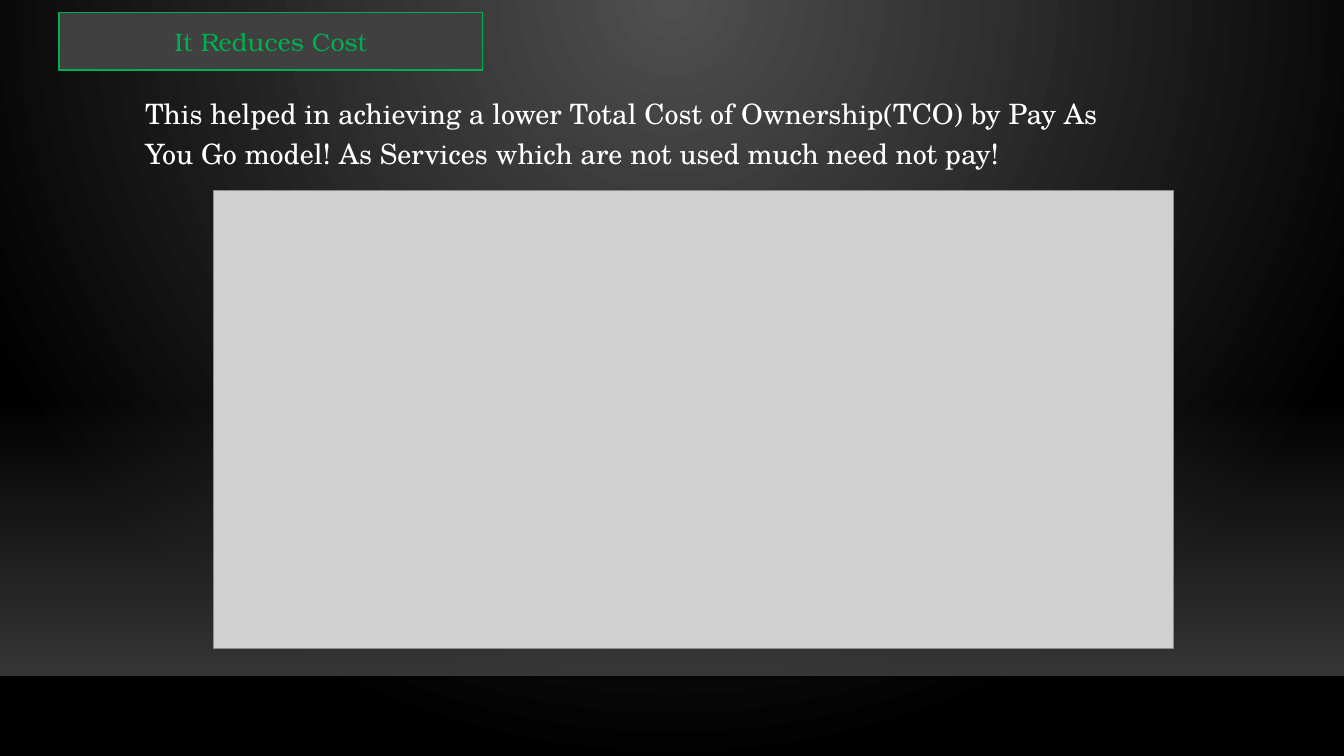
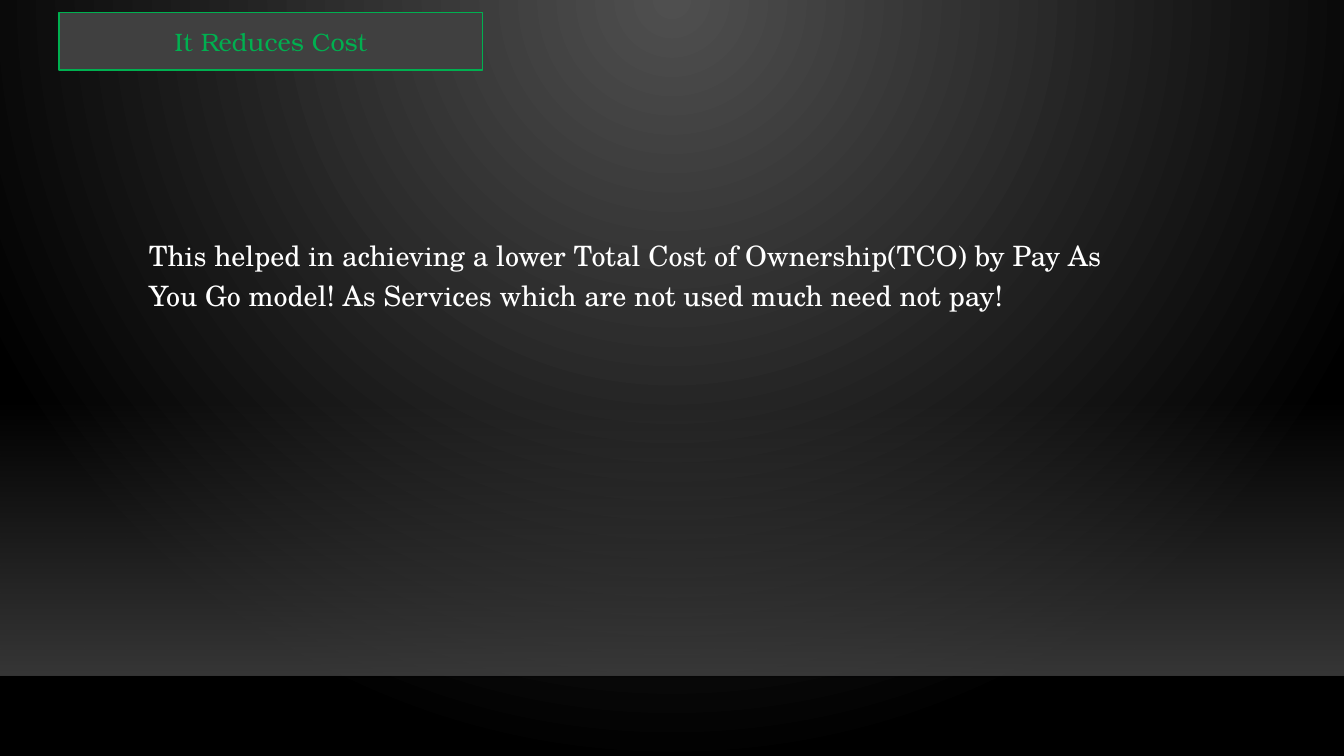
Before and after one commit to Sourabh080299/SEM6_assingments, a slide deck: slide 13 of CC/U19CS082.pptx. Drawn at 1344x756 pixels with LibreOffice and Linux fonts; fonts in the diff are those of the drawing; grey boxes stand for pictures; background and template pictures are left out. Boxes give left, top, right and bottom in pixels: in the first picture for what was removed or moved away, otherwise in the second. Text is boxed around its words. In the diff, an @@ line names an element or a change of style, - is before the commit and + after.

```diff
--- a/CC/U19CS082.pptx
+++ b/CC/U19CS082.pptx
@@ picture removed at <box>214,191,1174,648</box> @@
@@ text "This helped in achieving a ...": place and size @@
-text "This helped in achieving a ..." at <box>145,103,1097,170</box>
+text "This helped in achieving a ..." at <box>149,245,1101,312</box>
```
Also in this commit, not shown: 8 other slides changed.
